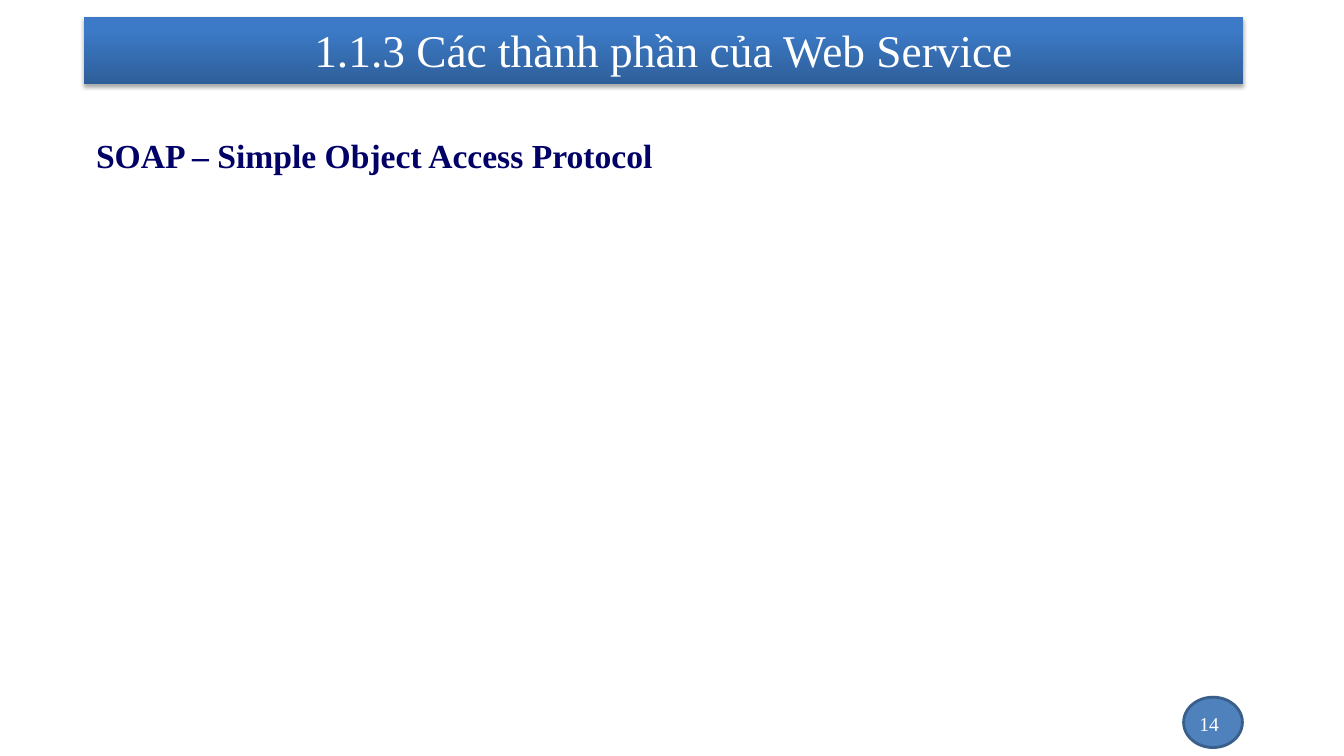
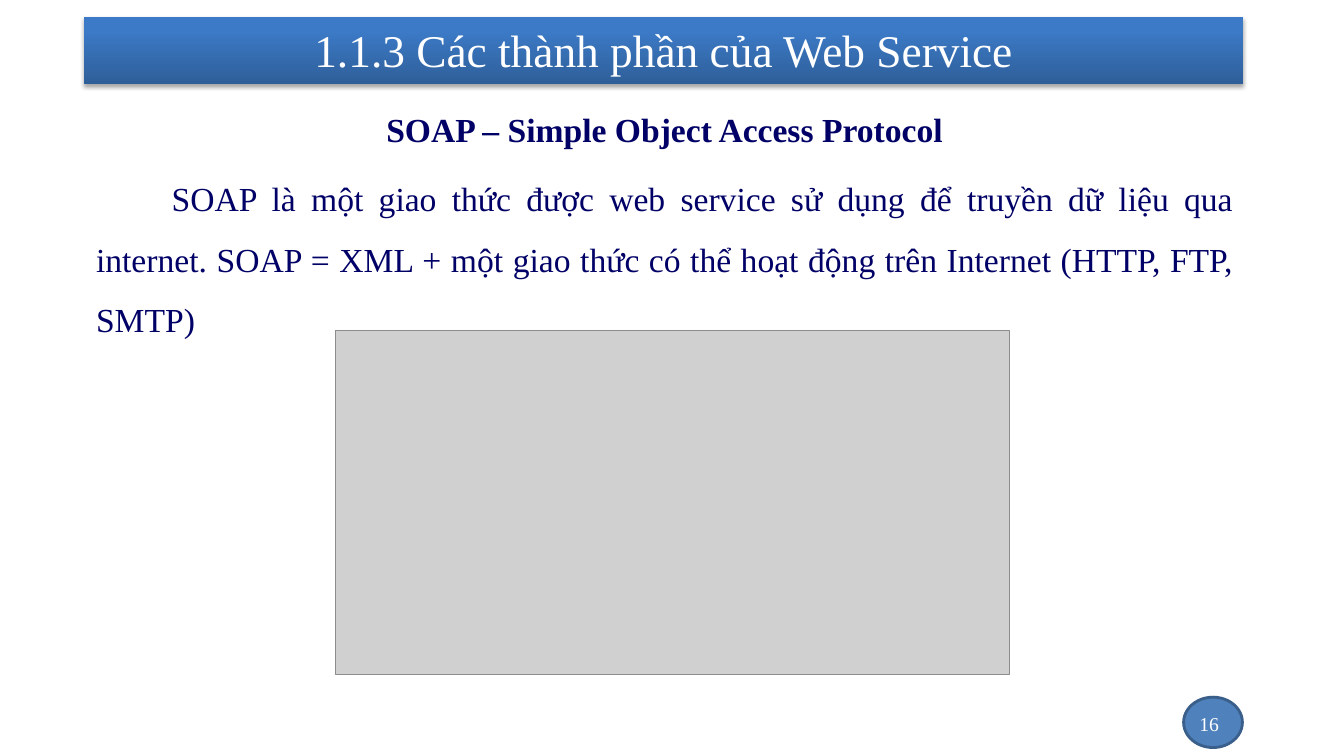
Before and after one commit to nhanhnt/LUANVAN, a slide deck: slide 16 of WORD/luanvan_nhanhnt_ver1.pptx (slide 14 before the commit). Drawn at 1344x756 pixels with LibreOffice and Linux fonts; fonts in the diff are those of the drawing; grey boxes stand for pictures; background and template pictures are left out. Boxes give left, top, right and bottom in pixels: in the first picture for what was removed or moved away, otherwise in the second. Text is boxed around its words. In the diff, an @@ line names an element or a change of style, - is before the commit and + after.

```diff
--- a/WORD/luanvan_nhanhnt_ver1.pptx
+++ b/WORD/luanvan_nhanhnt_ver1.pptx
@@ text "SOAP – Simple Object Access ...": place and size @@
-text "SOAP – Simple Object Access ..." at <box>96,144,653,174</box>
+text "SOAP – Simple Object Access ..." at <box>96,118,1233,339</box>
@@ text at <box>386,118,943,149</box>: alignment justified to centre @@
@@ text at <box>96,186,1233,339</box>: paragraph added @@
+    SOAP là một giao thức được web service sử dụng để truyền dữ liệu qua internet. SOAP = XML + một giao thức có thể hoạt động trên Internet (HTTP, FTP, SMTP)
@@ picture added at <box>336,331,1009,676</box> @@
@@ page number at <box>1199,718,1219,731</box>: text changed @@
-14
+16
```
Also in this commit, not shown: 1 other slide changed, 15 slides added, 1 other file.
